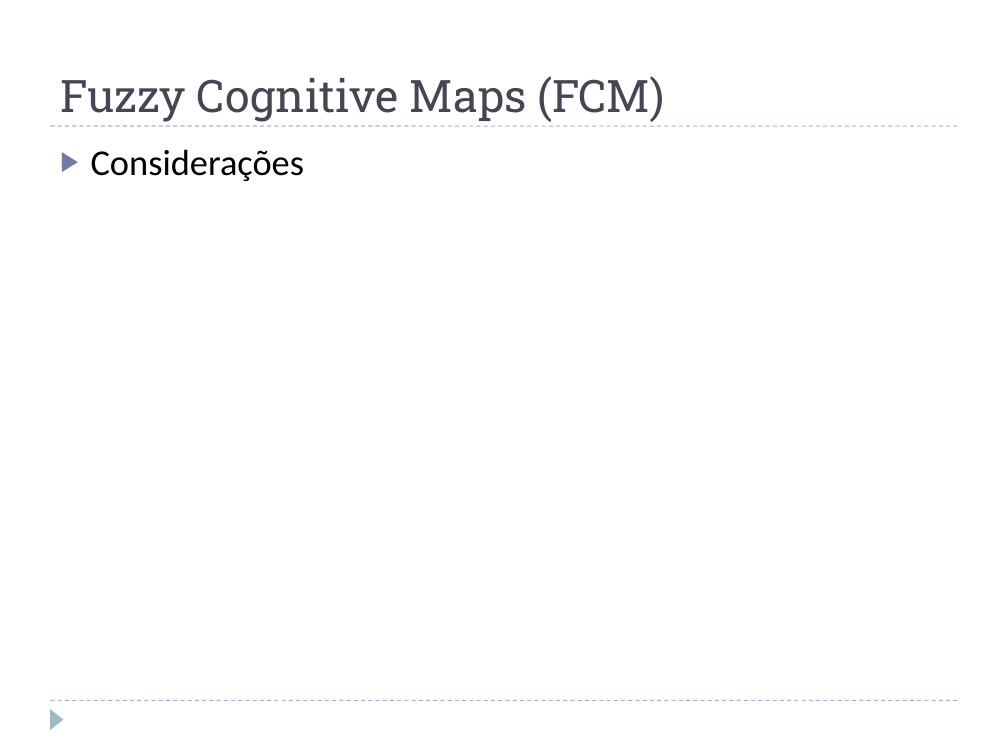
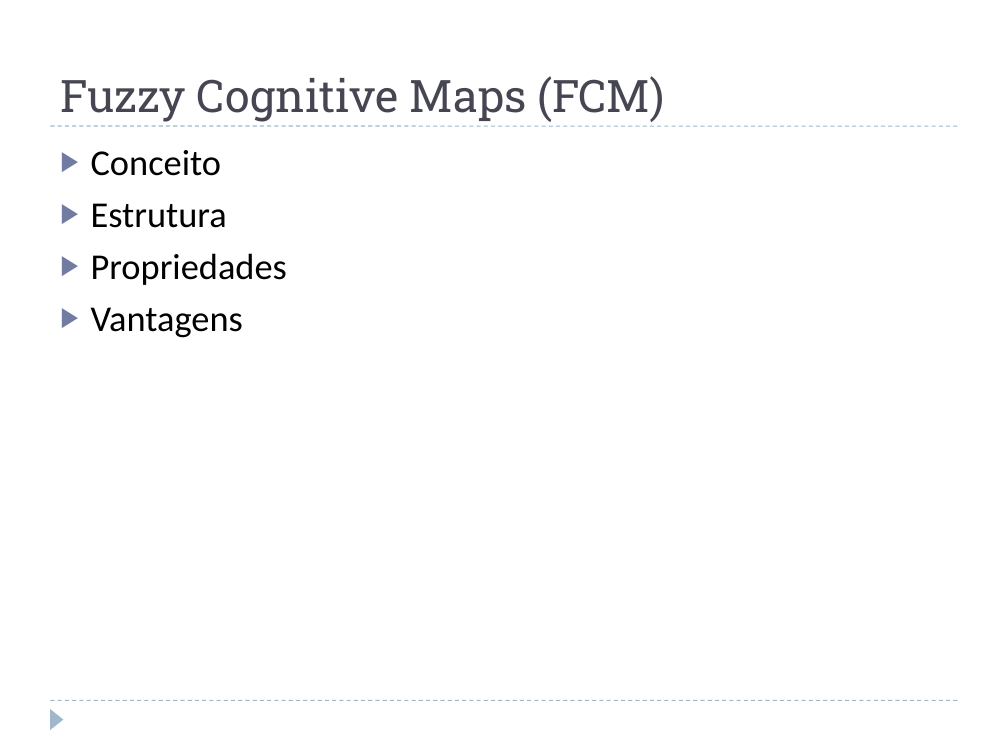
Before and after one commit to jcnborges/TCC, a slide deck: slide 8 of qualificacao.pptx. Drawn at 1008x756 pixels with LibreOffice and Linux fonts; fonts in the diff are those of the drawing. Boxes give left, top, right and bottom in pixels: in the first picture for what was removed or moved away, otherwise in the second. Text is boxed around its words. In the diff, an @@ line names an element or a change of style, - is before the commit and + after.

```diff
--- a/qualificacao.pptx
+++ b/qualificacao.pptx
@@ text at [91, 150, 287, 338]: text changed @@
-▶ Considerações
+▶ Conceito
+▶ Estrutura
+▶ Propriedades
+▶ Vantagens
```
Also in this commit, not shown: 4 slides added.
